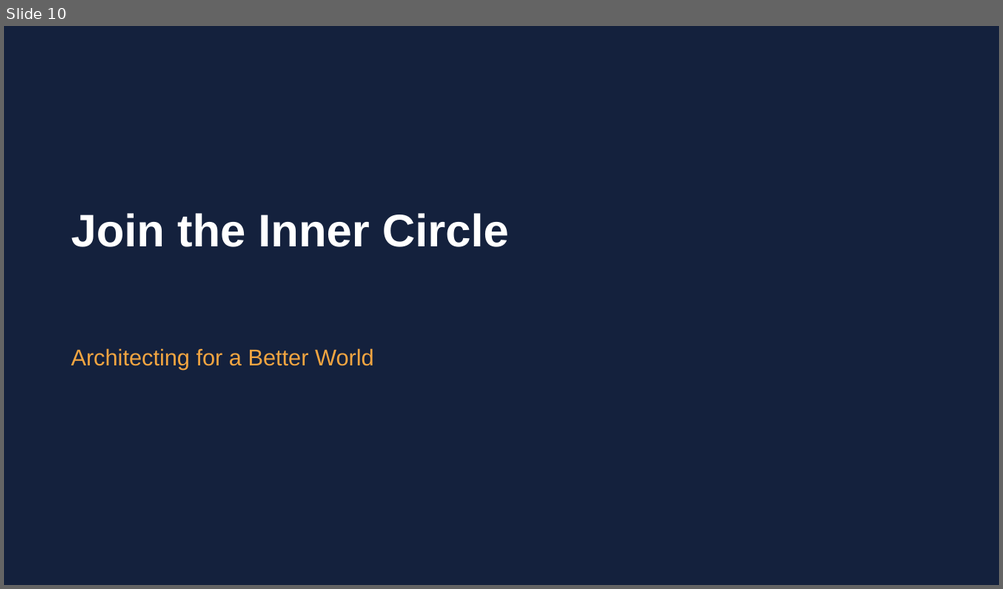
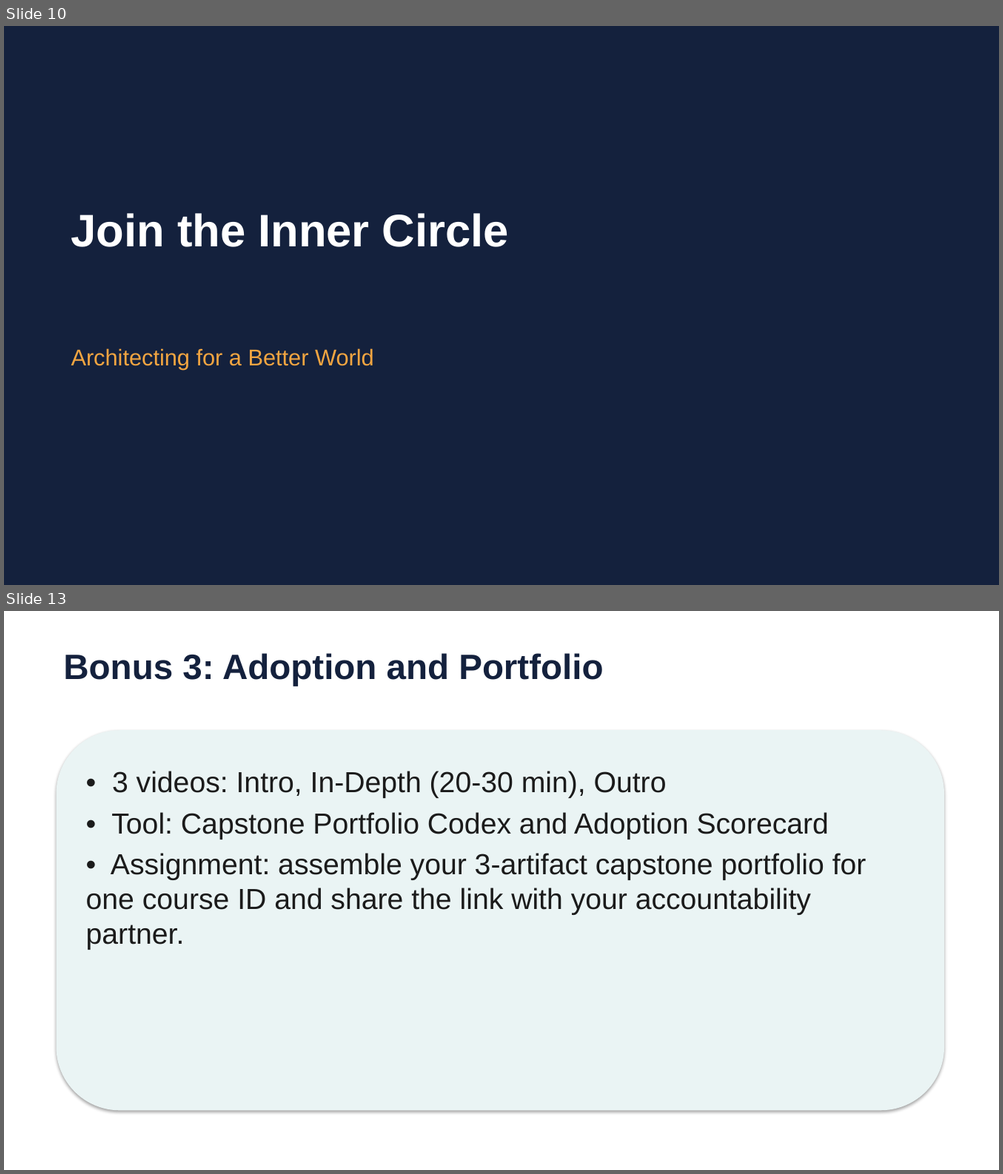
Before and after one commit to nbnayak88/learning-township, a slide deck: 02-CRM-Customer-Experience-Capability-Academy-Revenue-Tuesday/CX-Customer-Experience-Transformation-132-3-Day-Course/Course/Course_Full.pptx. Shown one above the other, each under a label of ours: slide 10 before the commit, slides 10 and 13 after it; the slides between them are not shown. The pictures are 1003x589 and 1003x1174 pixels, drawn with LibreOffice and Linux fonts; fonts in the diff are those of the drawing. Boxes give left, top, right and bottom in pixels: in the first picture for what was removed or moved away, otherwise in the second. Text is boxed around its words. In the diff, an @@ line names an element or a change of style, - is before the commit and + after.

```diff
--- a/02-CRM-Customer-Experience-Capability-Academy-Revenue-Tuesday/CX-Customer-Experience-Transformation-132-3-Day-Course/Course/Course_Full.pptx
+++ b/02-CRM-Customer-Experience-Capability-Academy-Revenue-Tuesday/CX-Customer-Experience-Transformation-132-3-Day-Course/Course/Course_Full.pptx
@@ slide 13 added at (4,611,999,1170), background #FFFFFF @@
@@ text added at (63,653,603,686), 34 pt, text #14213D, bold @@
+Bonus 3: Adoption and Portfolio
@@ rounded rectangle added at (57,730,944,1111), fill #EAF4F4 @@
@@ text added at (86,771,866,950), 28 pt, text #1B1B1B @@
+• 3 videos: Intro, In-Depth (20-30 min), Outro
+• Tool: Capstone Portfolio Codex and Adoption Scorecard
+• Assignment: assemble your 3-artifact capstone portfolio for one course ID and share the link with your accountability partner.
```
Also in this commit, not shown: 2 other slides added, 49 other files.
